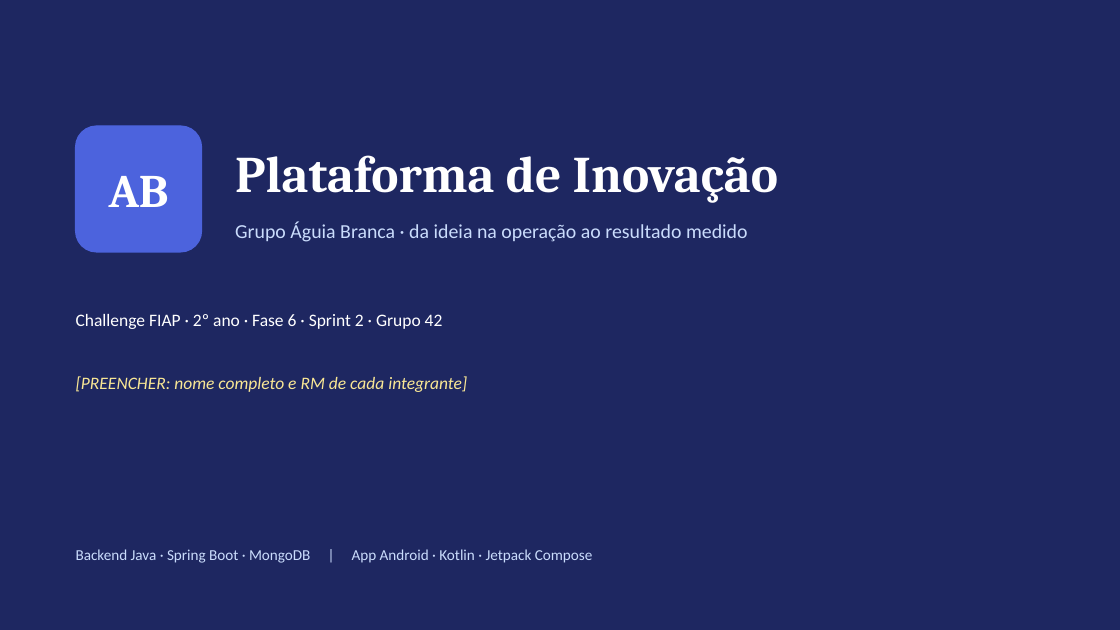
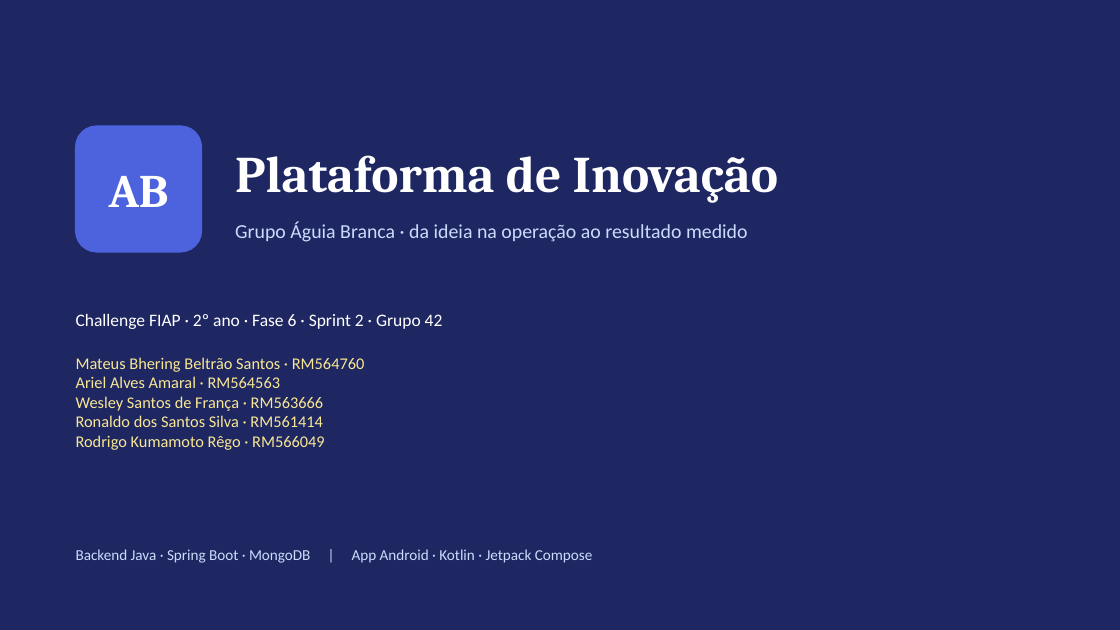
Before and after one commit to wesley-franca/fiap_2-ano_fase-6-projeto-agua-branca, a slide deck: slide 1 of docs/APRESENTACAO.pptx. Drawn at 1120x630 pixels with LibreOffice and Linux fonts; fonts in the diff are those of the drawing. Boxes give left, top, right and bottom in pixels: in the first picture for what was removed or moved away, otherwise in the second. Text is boxed around its words. In the diff, an @@ line names an element or a change of style, - is before the commit and + after.

```diff
--- a/docs/APRESENTACAO.pptx
+++ b/docs/APRESENTACAO.pptx
@@ text at <box>76,357,365,450</box>: text changed; size 15 to 14 pt; italic off @@
-[PREENCHER: nome completo e RM de cada integrante]
+Mateus Bhering Beltrão Santos · RM564760
+Ariel Alves Amaral · RM564563
+Wesley Santos de França · RM563666
+Ronaldo dos Santos Silva · RM561414
+Rodrigo Kumamoto Rêgo · RM566049
@@ text "Mateus Bhering Beltrão Santos · ..." at <box>76,357,365,450</box>: vertical alignment middle to top @@
```
Also in this commit, not shown: 1 other slide changed, 7 other files.
